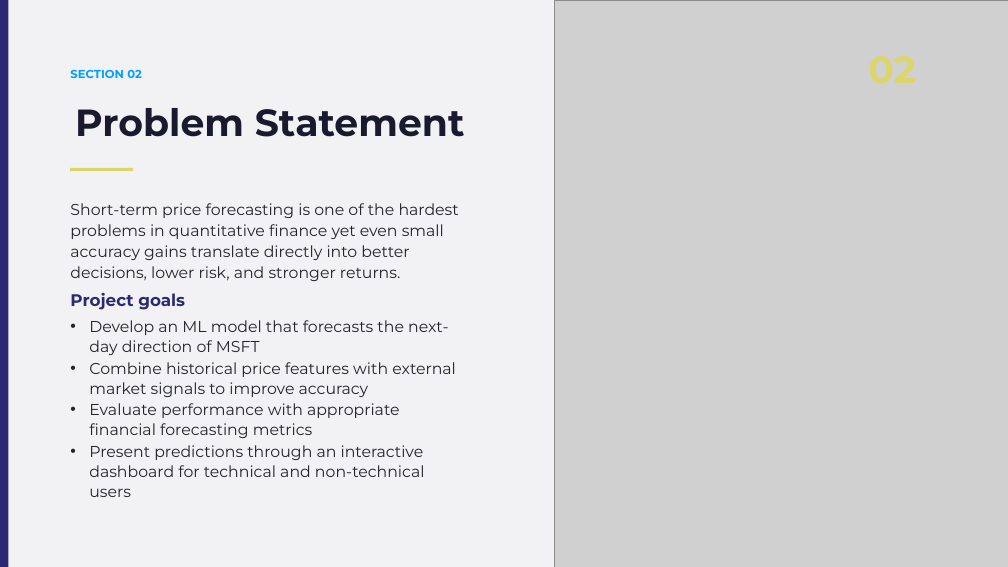
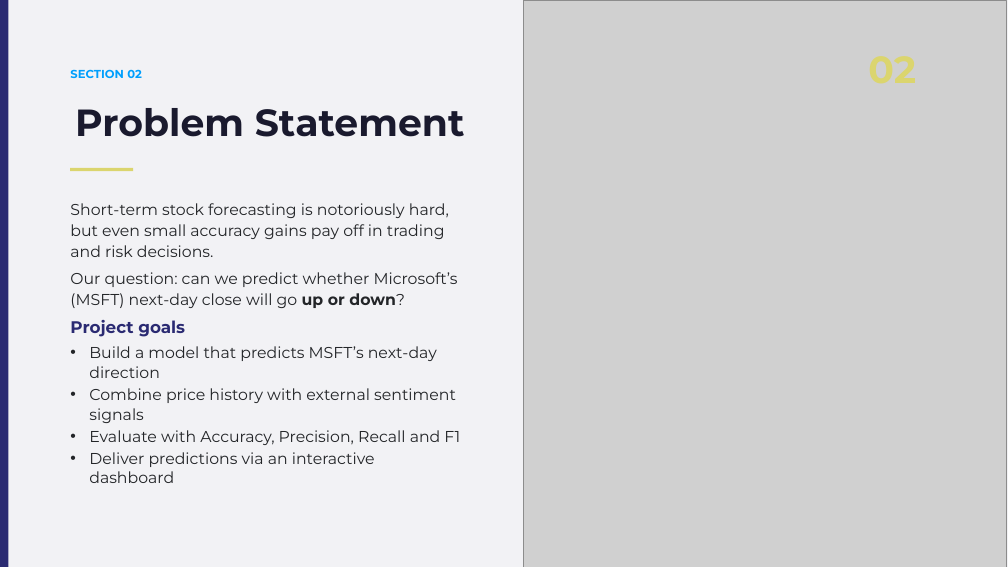
Before and after one commit to TimurKambarov/MSFT_Forecaster, a slide deck: slide 4 of datalabtasks_deliverables/Task 6 Group Project Proposals/Presentation/Group Project Proposal presentation.pptx (slide 3 before the commit). Drawn at 1008x567 pixels with LibreOffice and Linux fonts; fonts in the diff are those of the drawing; grey boxes stand for pictures. Boxes give left, top, right and bottom in pixels: in the first picture for what was removed or moved away, otherwise in the second. Text is boxed around its words. In the diff, an @@ line names an element or a change of style, - is before the commit and + after.

```diff
--- a/datalabtasks_deliverables/Task 6 Group Project Proposals/Presentation/Group Project Proposal presentation.pptx
+++ b/datalabtasks_deliverables/Task 6 Group Project Proposals/Presentation/Group Project Proposal presentation.pptx
@@ picture: place and size @@
-picture at bbox=[555, 0, 1008, 567]
+picture at bbox=[523, 0, 1006, 567]
@@ text at bbox=[70, 203, 458, 308]: text changed @@
-Short-term price forecasting is one of the hardest problems in quantitative finance yet even small accuracy gains translate directly into better decisions, lower risk, and stronger returns.
+Short-term stock forecasting is notoriously hard, but even small accuracy gains pay off in trading and risk decisions.
+Our question: can we predict whether Microsoft’s (MSFT) next-day close will go up or down?
@@ text at bbox=[89, 346, 460, 483]: text changed @@
-• Develop an ML model that forecasts the next-day direction of MSFT
-• Combine historical price features with external market signals to improve accuracy
-• Evaluate performance with appropriate financial forecasting metrics
-• Present predictions through an interactive dashboard for technical and non-technical users
+• Build a model that predicts MSFT’s next-day direction
+• Combine price history with external sentiment signals
+• Evaluate with Accuracy, Precision, Recall and F1
+• Deliver predictions via an interactive dashboard
```
Also in this commit, not shown: 4 slides added.
